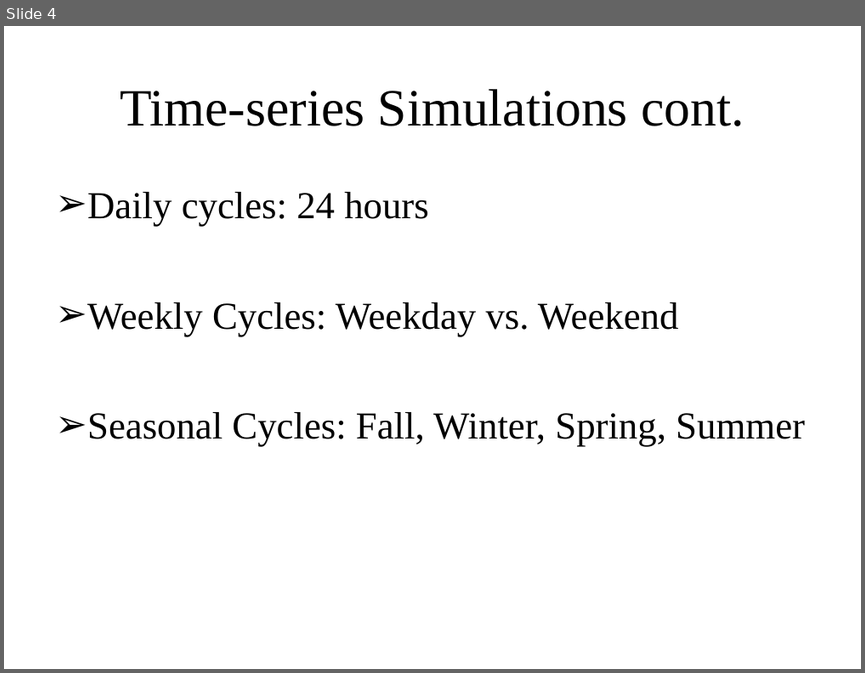
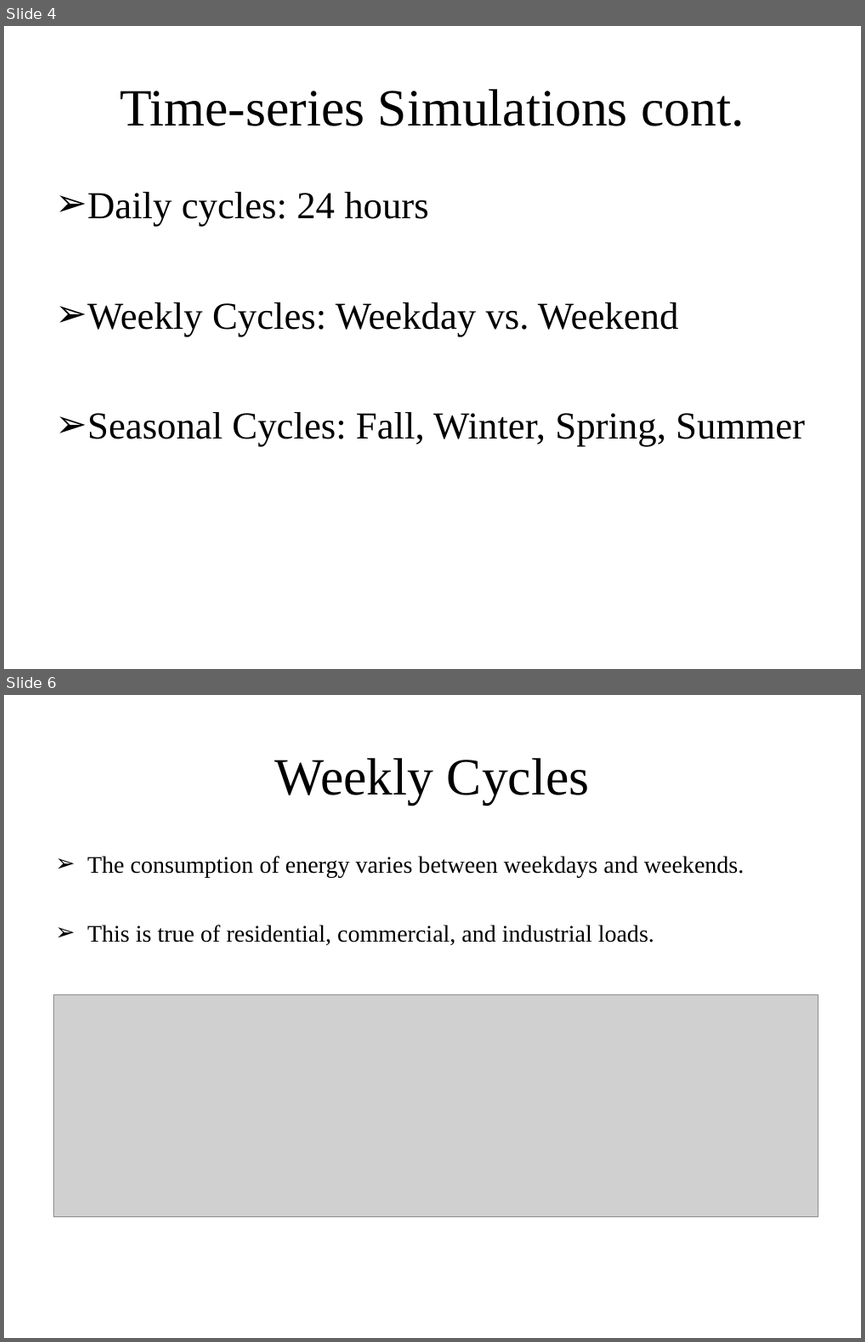
Before and after one commit to gridlab-d/course, a slide deck: Distribution Analysis Course/1.0 - Anual Analysis.ppt. Shown one above the other, each under a label of ours: slide 4 before the commit, slides 4 and 6 after it; the slides between them are not shown. The pictures are 865x673 and 865x1342 pixels, drawn with LibreOffice and Linux fonts; fonts in the diff are those of the drawing; grey boxes stand for pictures. Boxes give left, top, right and bottom in pixels: in the first picture for what was removed or moved away, otherwise in the second. Text is boxed around its words. In the diff, an @@ line names an element or a change of style, - is before the commit and + after.

```diff
--- a/Distribution Analysis Course/1.0 - Anual Analysis.ppt
+++ b/Distribution Analysis Course/1.0 - Anual Analysis.ppt
@@ slide 6 added at <box>4,695,861,1338</box>, background #FFFFFF @@
@@ title added at <box>275,758,590,805</box>, 44 pt, text #000000 @@
+Weekly Cycles
@@ text added at <box>87,856,744,945</box>, 20 pt, text #000000 @@
+➢ The consumption of energy varies between weekdays and weekends.
+➢ This is true of residential, commercial, and industrial loads.
@@ picture added at <box>53,995,818,1216</box> @@
```
Also in this commit, not shown: 1 slide changed, 6 other slides added, 3 slides removed.
